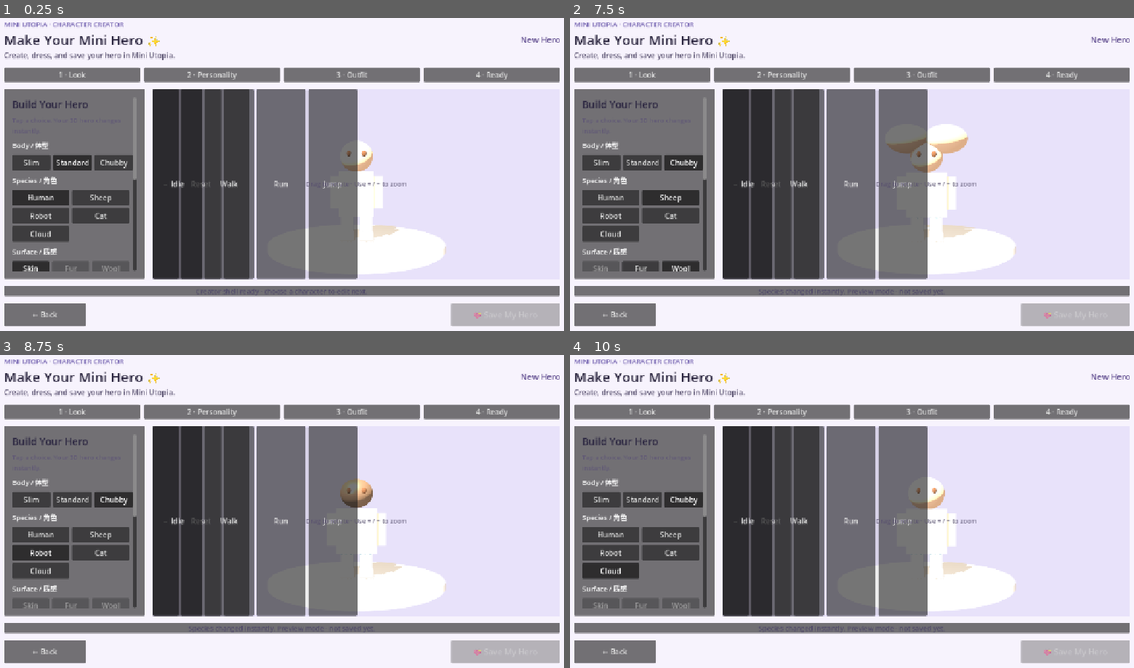
Above: before the commit, frames 1-4 (two rows, left to right).
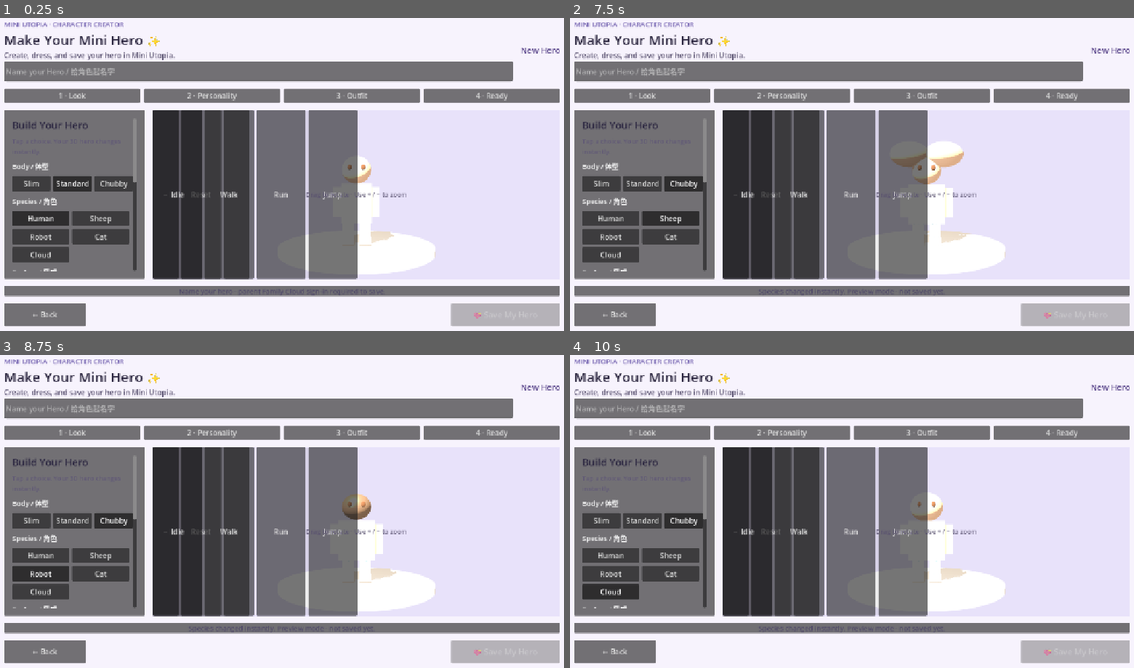
Above: after the commit, the same moments.

Repository: Mrlukahuang/mini-utopia-studio
Game: Godot game, scene res://scenes/character_creator.tscn
The game is run twice, just before and just after one commit, with the same random seed, the same clock (stepped at 60 frames per second) and the same inputs. This scene is started directly instead of the project's main scene.
Inputs:
- Up to frame 1 (0.25 s): no input
- Up to frame 2 (7.5 s): click "4 · Ready" at 0.5 s; click "4 · Ready" at 1.25 s; click "1 · Look" at 2 s; click "2 · Personality" at 2.75 s; click "3 · Outfit" at 3.5 s; click "Slim" at 4.25 s; click "Standard" at 5 s; click "Chubby" at 5.75 s; click "Human" at 6.5 s; click "Sheep" at 7.25 s
- Up to frame 3 (8.75 s): click "Robot" at 8 s
- Up to frame 4 (10 s): click "Cat" at 8.75 s; click "Cloud" at 9.5 s

The runs differ from the first frame. In frame 1, 14% of the frame differs, in the area x 0-100%, y 6-89%; in frame 2, 15%, in the area x 0-100%, y 6-82%; in frame 3, 14%; in frame 4, 14%.

Commit message:
CREATOR-01a: new Hero cloud save from Godot
* creator: add child-friendly name input to 3D Hero Creator

* creator: name field and ephemeral family session activation

* creator: handle created Character response and cloud load states

* creator: create and save a new canonical Hero when no Character ID exists

* test: first-time Hero naming and no-save-before-login contract

* ci: gate family Web Creator on new-Hero save smoke test

Diff:
--- a/godot/scenes/character_creator.tscn
+++ b/godot/scenes/character_creator.tscn
@@ -67,6 +67,13 @@
 theme_override_colors/font_color = Color(0.34, 0.31, 0.43, 1)
 theme_override_font_sizes/font_size = 16
 text = "Create, dress, and save your hero in Mini Utopia."
+
+[node name="HeroNameInput" type="LineEdit" parent="RootMargin/MainColumn/HeaderRow/TitleColumn"]
+custom_minimum_size = Vector2(240, 44)
+layout_mode = 2
+placeholder_text = "Name your Hero / 给角色起名字"
+max_length = 120
+caret_blink = true
 
 [node name="CharacterLabel" type="Label" parent="RootMargin/MainColumn/HeaderRow"]
 layout_mode = 2
--- a/godot/scripts/character_creator_shell.gd
+++ b/godot/scripts/character_creator_shell.gd
@@ -47,6 +47,7 @@
 @onready var bridge: MiniUtopiaBridgeClient = $BridgeClient
 @onready var status_label: Label = $RootMargin/MainColumn/StatusBar/StatusLabel
 @onready var character_label: Label = $RootMargin/MainColumn/HeaderRow/CharacterLabel
+@onready var hero_name_input: LineEdit = $RootMargin/MainColumn/HeaderRow/TitleColumn/HeroNameInput
 @onready var back_button: Button = $RootMargin/MainColumn/FooterRow/BackButton
 @onready var save_button: Button = $RootMargin/MainColumn/FooterRow/SaveButton
 @onready var avatar_stage: MiniUtopiaCreatorAvatarStage = $RootMargin/MainColumn/CreatorBody/PreviewPanel/AvatarStage
@@ -74,6 +75,7 @@
 func _ready() -> void:
     back_button.pressed.connect(_on_back_pressed)
     save_button.pressed.connect(_on_save_pressed)
+    hero_name_input.text_changed.connect(_on_hero_name_changed)
     bridge.request_succeeded.connect(_on_bridge_success)
     bridge.request_failed.connect(_on_bridge_failure)
     _wire_look_controls()
@@ -88,7 +90,7 @@
     if character_id.is_empty():
         character_label.text = "New Hero"
         _set_status(
-            "Creator shell ready · choose a character to edit next.",
+            "Name your hero · parent Family Cloud sign-in required to save.",
             false
         )
         save_button.disabled = true
@@ -104,6 +106,34 @@
             _set_status("Could not start Character load.", true)
 
 
+func activate_family_session(token: String, api_base_url: String) -> bool:
+    # The future parent login flow supplies the token only at runtime.
+    bridge.configure(api_base_url)
+    if not bridge.set_family_session(token):
+        save_button.disabled = true
+        _set_status("Family Cloud sign-in required to save.", true)
+        return false
+
+    if character_id.is_empty():
+        _on_hero_name_changed(hero_name_input.text)
+        _set_status("Family Cloud connected · name and save your hero.", false)
+    else:
+        save_button.disabled = true
+        var error := bridge.get_character(character_id)
+        if error != OK:
+            _set_status("Could not load the Family Cloud hero.", true)
+            return false
+    return true
+
+
+func _on_hero_name_changed(_value: String) -> void:
+    var has_name := not hero_name_input.text.strip_edges().is_empty()
+    if character_id.is_empty():
+        save_button.disabled = not (has_name and bridge.has_family_session())
+    elif not loaded_character.is_empty():
+        save_button.disabled = not has_name
+
+
 func _read_user_args() -> void:
     for arg in OS.get_cmdline_user_args():
         if arg.begins_with("--character-id="):
@@ -449,6 +479,7 @@
         character_label.text = (
             display_name if not display_name.is_empty() else character_id
         )
+        hero_name_input.text = display_name
         var profile = payload.get("profile", {})
         if typeof(profile) == TYPE_DICTIONARY:
             var appearance = profile.get("avatar", {})
@@ -459,6 +490,10 @@
                 _draft_appearance = avatar_stage.current_appearance()
                 _refresh_look_controls()
         save_button.disabled = false
+        if bridge.has_family_session():
+            # Equipment endpoints are not part of Family API v1 yet.
+            _set_status("Family Cloud hero loaded · ready to edit.", false)
+            return
         _set_status("Character loaded · loading My Stuff…", false)
         var equipment_error := bridge.get_equipment(character_id)
         if equipment_error != OK:
@@ -479,6 +514,15 @@
         )
         return
 
+    if kind == "character:post":
+        loaded_character = payload.duplicate(true)
+        character_id = String(payload.get("character_id", ""))
+        character_label.text = String(payload.get("display_name", "New Hero"))
+        hero_name_input.text = character_label.text
+        save_button.disabled = character_id.is_empty()
+        _set_status("Your hero is saved with a permanent ID! 💖", false)
+        return
+
     if kind == "character:put":
         loaded_character = payload.duplicate(true)
         save_button.disabled = false
@@ -512,6 +556,11 @@
             _set_status(message + help, true)
         return
 
+    if kind == "character:post":
+        save_button.disabled = false
+        _set_status("Could not create your hero. " + message, true)
+        return
+
     if kind == "character:put":
         if status_code == 409:
             _set_status(
@@ -530,8 +579,30 @@
 
 
 func _on_save_pressed() -> void:
-    if character_id.is_empty() or loaded_character.is_empty():
-        _set_status("Nothing to save yet.", true)
+    var name := hero_name_input.text.strip_edges()
+    if name.is_empty():
+        _set_status("Please give your hero a name first.", true)
+        return
+
+    if character_id.is_empty():
+        if not bridge.has_family_session():
+            _set_status("Parent Cloud sign-in is required to save.", true)
+            return
+        save_button.disabled = true
+        _set_status("Creating your hero…", false)
+        var create_error := bridge.create_character({
+            "schema_version": "1.0",
+            "display_name": name,
+            "description": "",
+            "profile": {"avatar": _draft_appearance.duplicate(true)},
+        })
+        if create_error != OK:
+            save_button.disabled = false
+            _set_status("Could not begin creating your hero.", true)
+        return
+
+    if loaded_character.is_empty():
+        _set_status("Please load your hero before saving changes.", true)
         return
 
     save_button.disabled = true
@@ -542,9 +613,7 @@
             loaded_character.get("schema_version", "1.0")
         ),
         "revision": String(loaded_character.get("revision", "")),
-        "display_name": String(
-            loaded_character.get("display_name", character_id)
-        ),
+        "display_name": name,
         "description": String(loaded_character.get("description", "")),
         "profile": loaded_character.get("profile", {}),
     }
@@ -553,7 +622,6 @@
         save_button.disabled = false
         _set_status("Could not start Save. Please try again.", true)
 
-
 func _set_status(message: String, is_error: bool) -> void:
     status_label.text = message
     status_label.modulate = (
--- /dev/null
+++ b/godot/tests/creator_new_hero_smoke.gd
@@ -0,0 +1,75 @@
+extends SceneTree
+
+## Child-facing first Hero creation must keep the same canonical AvatarRoot
+## and must never enable cloud writes before an adult session is supplied.
+
+func _initialize() -> void:
+    var packed := load("res://scenes/character_creator.tscn") as PackedScene
+    if packed == null:
+        _fail("Creator scene missing")
+        return
+    var scene := packed.instantiate()
+    root.add_child(scene)
+    await process_frame
+
+    var name_input := scene.get_node(
+        "RootMargin/MainColumn/HeaderRow/TitleColumn/HeroNameInput"
+    ) as LineEdit
+    var save_button := scene.get_node(
+        "RootMargin/MainColumn/FooterRow/SaveButton"
+    ) as Button
+    var stage := scene.get_node(
+        "RootMargin/MainColumn/CreatorBody/PreviewPanel/AvatarStage"
+    ) as MiniUtopiaCreatorAvatarStage
+    var bridge := scene.get_node("BridgeClient") as MiniUtopiaBridgeClient
+    if name_input == null or save_button == null or stage == null:
+        _fail("child naming controls missing")
+        return
+
+    var avatar_identity := stage.avatar_root_instance_id()
+    name_input.text = "Lily"
+    scene._on_hero_name_changed(name_input.text)
+    if not save_button.disabled:
+        _fail("unprovisioned browser may not save child data")
+        return
+
+    var token := "test_only_family_token_not_a_real_secret_123456"
+    if not scene.activate_family_session(token, "https://family.example"):
+        _fail("family session activation failed")
+        return
+    if save_button.disabled:
+        _fail("named hero should become saveable with a scoped session")
+        return
+
+    name_input.text = ""
+    scene._on_hero_name_changed("")
+    if not save_button.disabled:
+        _fail("empty names should not be saveable")
+        return
+
+    name_input.text = "Lily"
+    scene._on_hero_name_changed(name_input.text)
+    bridge.request_succeeded.emit("character:post", {
+        "schema_version": "1.0",
+        "character_id": "CHAR_DEMO_LILY",
+        "revision": "2026-10-14T00:00:00+00:00",
+        "display_name": "Lily",
+        "profile": {"avatar": stage.current_appearance()},
+    })
+    if scene.character_id != "CHAR_DEMO_LILY":
+        _fail("created hero did not receive a canonical stable ID")
+        return
+    if save_button.disabled:
+        _fail("saved hero should remain editable")
+        return
+    if stage.avatar_root_instance_id() != avatar_identity:
+        _fail("saving recreated 3D AvatarRoot")
+        return
+
+    print("creator_new_hero_smoke: PASS · name, private auth, canonical ID")
+    quit(0)
+
+
+func _fail(message: String) -> void:
+    push_error("creator_new_hero_smoke: FAIL · " + message)
+    quit(1)
Not shown, changed: .github/workflows/godot-web-artifact.yml
